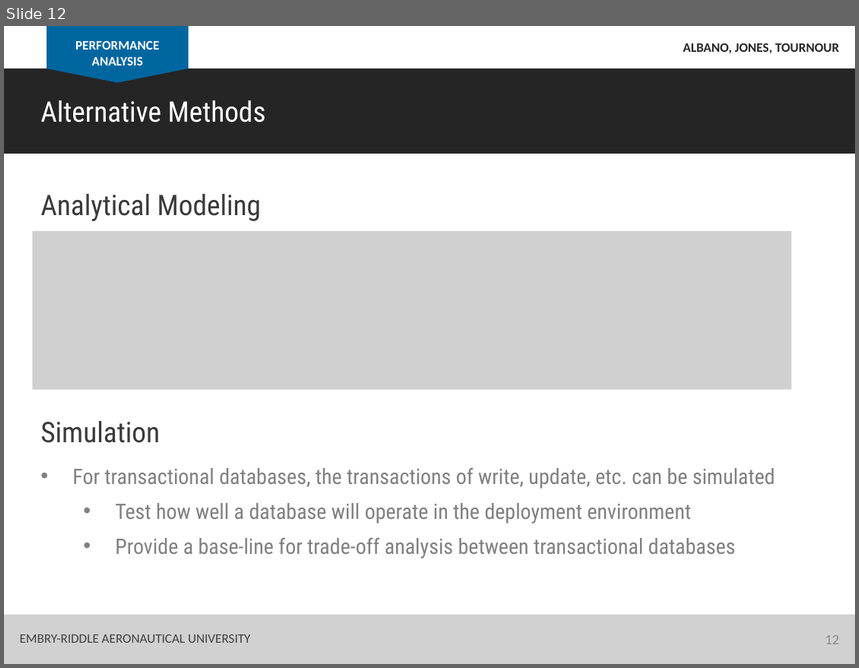
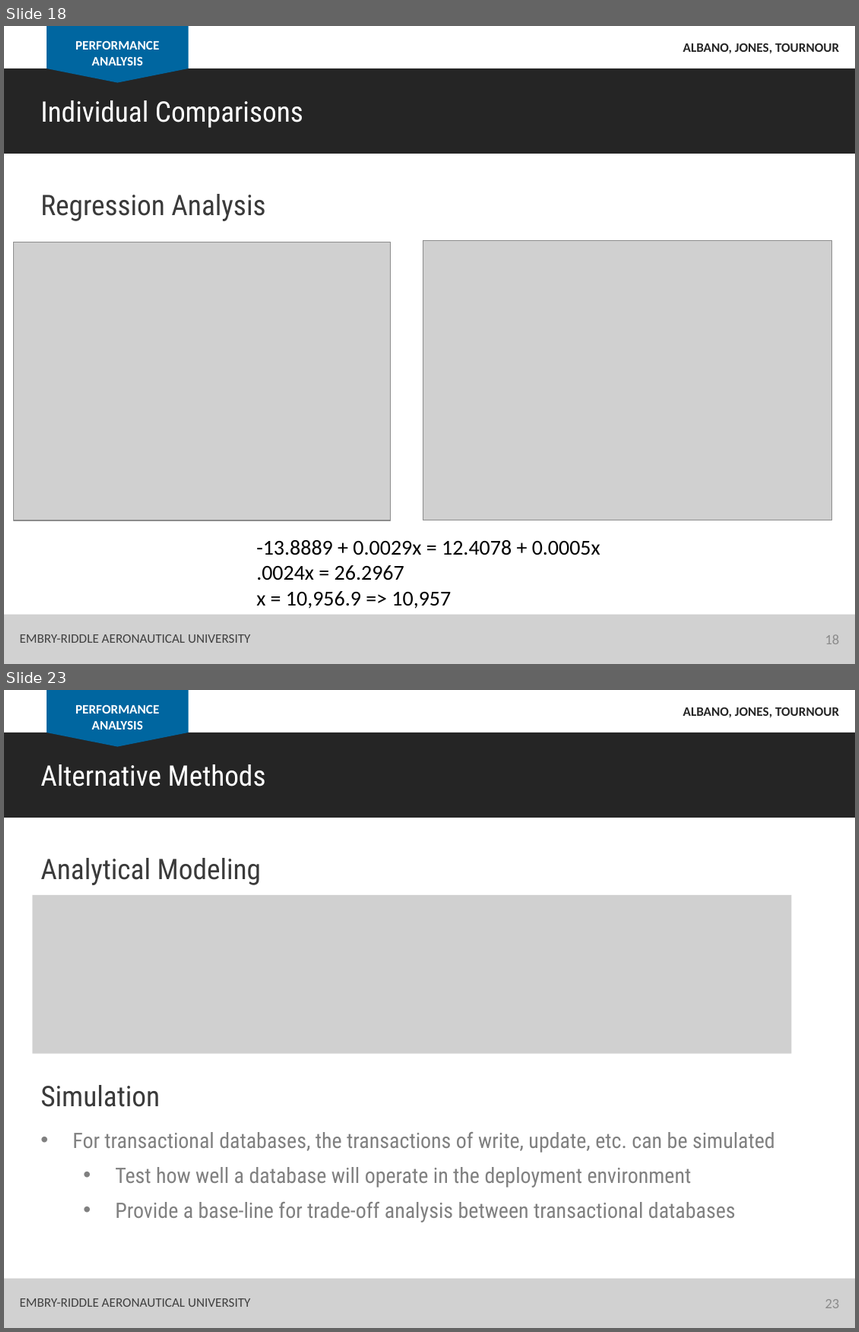
Before and after one commit to albanoj2/se655_final_project, a slide deck: docs/In_class_presentation.pptx. Shown one above the other, each under a label of ours: slide 12 before the commit, slides 18 and 23 after it; the slides between them are not shown. The pictures are 859x668 and 859x1332 pixels, drawn with LibreOffice and Linux fonts; fonts in the diff are those of the drawing; grey boxes stand for pictures. Boxes give left, top, right and bottom in pixels: in the first picture for what was removed or moved away, otherwise in the second. Text is boxed around its words. In the diff, an @@ line names an element or a change of style, - is before the commit and + after.

```diff
--- a/docs/In_class_presentation.pptx
+++ b/docs/In_class_presentation.pptx
@@ slide 18 added at <box>4,26,855,664</box>, background #FFFFFF @@
@@ rectangle added at <box>47,26,189,69</box>, fill #0066A0 @@
@@ text added at <box>75,40,159,66</box>, 11 pt, text #FFFFFF, bold @@
+PERFORMANCE ANALYSIS
@@ text added at <box>683,43,839,53</box>, 11 pt, text #252525, bold @@
+ALBANO, JONES, TOURNOUR
@@ rectangle added at <box>4,69,855,154</box>, fill #252525 @@
@@ triangle added at <box>47,69,189,83</box>, fill #0066A0 @@
@@ text added at <box>40,100,303,128</box>, 24 pt, text #FFFFFF @@
+Individual Comparisons
@@ text added at <box>40,194,265,221</box>, 24 pt, text #3A3A3A @@
+Regression Analysis
@@ picture added at <box>13,242,390,521</box> @@
@@ picture added at <box>423,240,832,521</box> @@
@@ text added at <box>256,541,601,609</box>, 18 pt, text #000000 @@
+-13.8889 + 0.0029x = 12.4078 + 0.0005x
+.0024x = 26.2967
+x = 10,956.9 => 10,957
@@ rectangle added at <box>4,615,855,664</box>, fill #D1D1D1 @@
@@ text added at <box>20,635,250,643</box>, 11 pt, text #404040 @@
+EMBRY-RIDDLE AERONAUTICAL UNIVERSITY
@@ page number added at <box>826,635,840,645</box>, 12 pt, text #8C8C8C @@
+18
@@ what was slide 12 is now slide 23 @@
@@ page number at <box>826,1300,840,1309</box>: text changed @@
-12
+23
```
Also in this commit, not shown: 5 slides changed, 10 other slides added.
